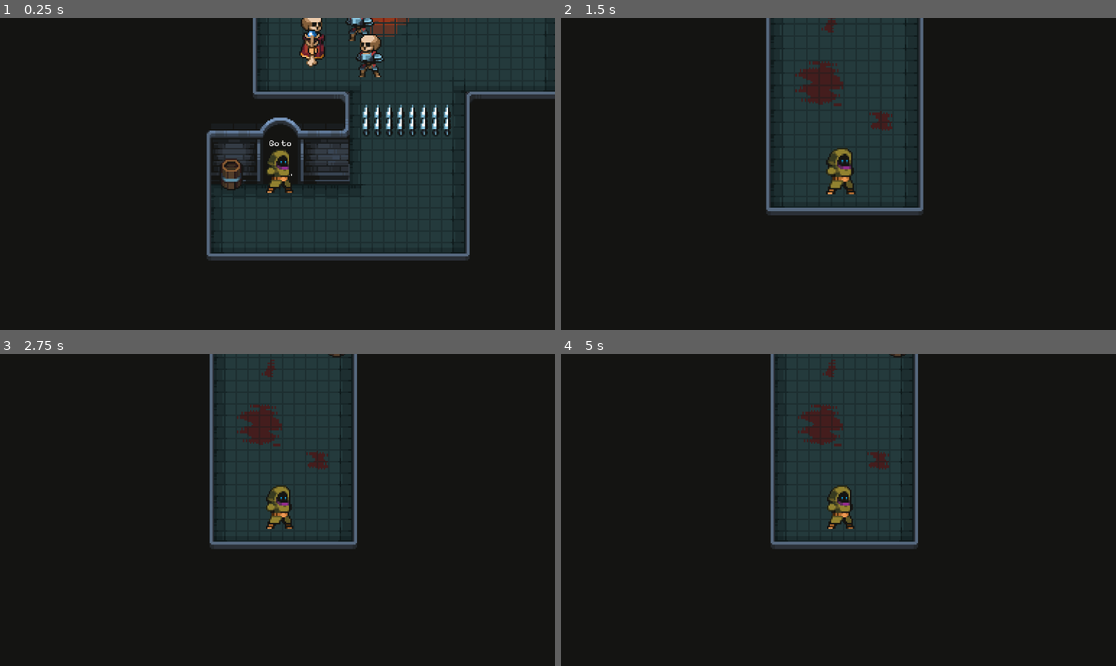
Above: before the commit, frames 1-4 (two rows, left to right).
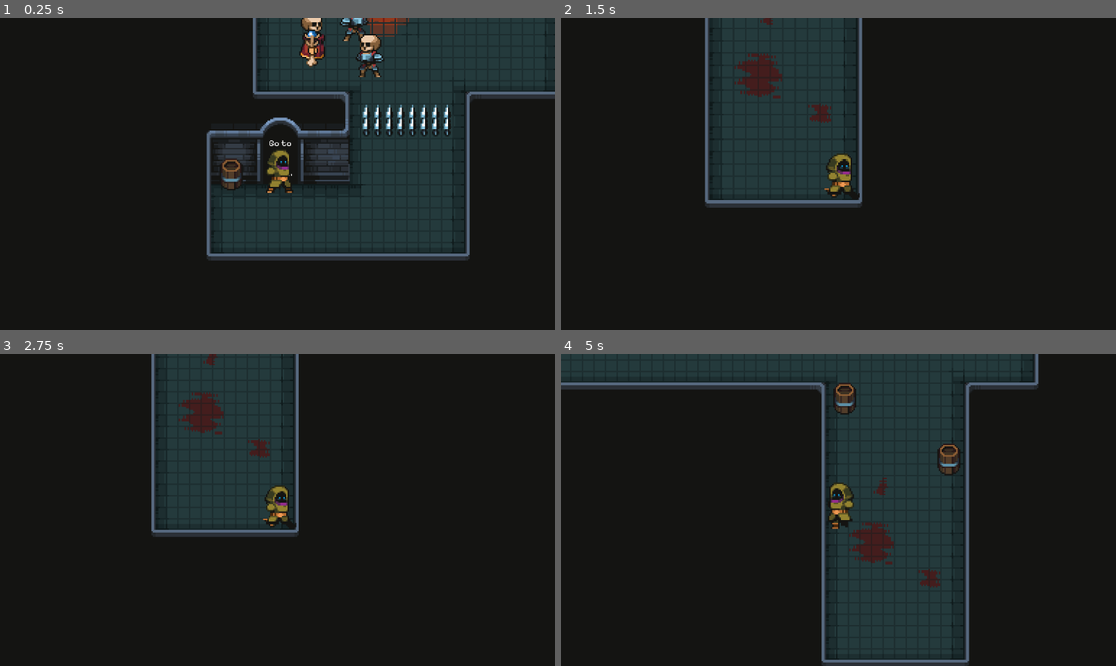
Above: after the commit, the same moments.

Repository: Sajeg/BreakOut
Game: Godot game, scene res://Scenes/Levels/level_3.3.tscn
Same seed, same stepped clock (60 frames per second), same inputs: the game is played once before the commit and once after it. This scene is started directly instead of the project's main scene. Sound files missing from this copy of the repository are replaced by a short silence.
Inputs (mouse positions are in pixels of both pictures, inside the frame that each line leads up to):
- Up to frame 1 (0.25 s): no input
- Up to frame 2 (1.5 s): move the mouse to (960, 158) at 0.52 s; hold D (right) 0.53-1.28 s; hold E (interact) 0.53-1.28 s; move the mouse to (727, 189) at 1.27 s; hold S (down) from 1.28 s (still down); tap Mouse wheel up (zoom in) at 1.35 s
- Up to frame 3 (2.75 s): move the mouse to (333, 441) at 2.02 s; release S (down) at 2.03 s; hold D (right) from 2.03 s (still down); tap Mouse wheel down (zoom out) at 2.1 s
- Up to frame 4 (5 s): move the mouse to (810, 572) at 2.77 s; release D (right) at 2.78 s; hold W (up) 2.78-3.53 s; tap E (interact) at 2.85 s; move the mouse to (1005, 556) at 3.52 s; hold A (left) from 3.53 s (still down); tap Mouse wheel up (zoom in) at 3.6 s; move the mouse to (672, 463) at 4.27 s; tap Mouse wheel down (zoom out) at 4.35 s

The runs differ from the first frame. In frame 1, 0.2% of the frame differs, in the area x 61-68%, y 0-8%; in frame 2, 15%; in frame 3, 14%; in frame 4, 27%, in the area x 0-87%, y 0-100%.

Commit message:
Added soundtrack and cut scene

Diff:
--- a/Scenes/Levels/level_3.3.tscn
+++ b/Scenes/Levels/level_3.3.tscn
@@ -11,6 +11,285 @@
 [ext_resource type="Texture2D" uid="uid://clus8nhfwom6x" path="res://Assets/skeleton/Death-Sheet.png" id="9_3qjqb"]
 [ext_resource type="Texture2D" uid="uid://ceblmyxtr6wii" path="res://Assets/skeleton/Hands.png" id="10_mcqcb"]
 [ext_resource type="Texture2D" uid="uid://btitahw6hkvs7" path="res://Assets/skeleton/wand.png" id="10_ynmav"]
+[ext_resource type="AudioStream" uid="uid://c1pklj7auceti" path="res://Assets/Voice Lines/enemie1.wav" id="11_fy3pm"]
+
+[sub_resource type="Animation" id="Animation_xgqab"]
+resource_name = "talk"
+length = 18.0
+step = 0.4
+tracks/0/type = "value"
+tracks/0/imported = false
+tracks/0/enabled = true
+tracks/0/path = NodePath("King:frame")
+tracks/0/interp = 1
+tracks/0/loop_wrap = true
+tracks/0/keys = {
+"times": PackedFloat32Array(0, 0.2, 0.5, 0.8, 1, 1.2, 1.4, 1.7, 2, 2.2, 2.5, 2.8, 3, 3.2, 3.4, 3.7, 4, 4.2, 4.5, 4.8, 5.1, 5.4, 5.7, 5.9, 6.2, 6.5, 6.7, 6.9, 7.1, 7.4, 7.7, 7.9, 8.2, 8.7, 8.9, 9.1, 9.2, 9.4, 9.7, 9.9, 10.2, 10.5, 10.8, 11.1, 11.3, 11.5, 11.8, 12.1, 12.4, 12.5, 12.7, 13, 13.3, 13.5, 13.8, 14.1, 14.3, 14.5, 14.7, 15, 15.3, 15.5, 15.8, 16.1, 16.3, 16.5, 16.7, 17, 17.3, 17.5, 17.8),
+"transitions": PackedFloat32Array(1, 1, 1, 1, 1, 1, 1, 1, 1, 1, 1, 1, 1, 1, 1, 1, 1, 1, 1, 1, 1, 1, 1, 1, 1, 1, 1, 1, 1, 1, 1, 1, 1, 1, 1, 1, 1, 1, 1, 1, 1, 1, 1, 1, 1, 1, 1, 1, 1, 1, 1, 1, 1, 1, 1, 1, 1, 1, 1, 1, 1, 1, 1, 1, 1, 1, 1, 1, 1, 1, 1),
+"update": 1,
+"values": [0, 1, 2, 3, 0, 1, 2, 3, 0, 1, 2, 3, 0, 1, 2, 3, 0, 1, 2, 3, 1, 2, 0, 1, 2, 3, 0, 1, 2, 3, 0, 1, 2, 3, 1, 2, 3, 3, 0, 1, 2, 3, 2, 1, 0, 1, 2, 3, 0, 1, 2, 3, 0, 1, 2, 3, 0, 1, 2, 3, 0, 1, 2, 3, 0, 1, 2, 3, 0, 1, 2]
+}
+tracks/1/type = "value"
+tracks/1/imported = false
+tracks/1/enabled = true
+tracks/1/path = NodePath("King:position")
+tracks/1/interp = 1
+tracks/1/loop_wrap = true
+tracks/1/keys = {
+"times": PackedFloat32Array(0),
+"transitions": PackedFloat32Array(1),
+"update": 0,
+"values": [Vector2(358, 250)]
+}
+tracks/2/type = "value"
+tracks/2/imported = false
+tracks/2/enabled = true
+tracks/2/path = NodePath("Soldier1:position")
+tracks/2/interp = 1
+tracks/2/loop_wrap = true
+tracks/2/keys = {
+"times": PackedFloat32Array(0),
+"transitions": PackedFloat32Array(1),
+"update": 0,
+"values": [Vector2(389, 237)]
+}
+tracks/3/type = "value"
+tracks/3/imported = false
+tracks/3/enabled = true
+tracks/3/path = NodePath("Soldier1:frame")
+tracks/3/interp = 1
+tracks/3/loop_wrap = true
+tracks/3/keys = {
+"times": PackedFloat32Array(0, 0.4, 0.8, 1.2, 1.6, 2, 2.4, 2.8, 3.2, 3.6, 4, 4.4, 4.8, 5.2, 5.6, 6, 6.4, 6.8, 7.2, 7.6, 8, 8.4, 8.8, 9.2, 9.6, 10, 10.4, 10.8, 11.2, 11.6, 12, 12.4, 12.8, 13.2, 13.6, 14, 14.4, 14.8, 15.2, 15.6, 16, 16.4, 16.8, 17.2, 17.6, 18, 18.4, 18.8),
+"transitions": PackedFloat32Array(1, 1, 1, 1, 1, 1, 1, 1, 1, 1, 1, 1, 1, 1, 1, 1, 1, 1, 1, 1, 1, 1, 1, 1, 1, 1, 1, 1, 1, 1, 1, 1, 1, 1, 1, 1, 1, 1, 1, 1, 1, 1, 1, 1, 1, 1, 1, 1),
+"update": 1,
+"values": [3, 0, 1, 2, 0, 1, 2, 0, 1, 2, 0, 1, 2, 3, 0, 1, 2, 3, 0, 1, 2, 3, 0, 1, 2, 3, 0, 1, 2, 3, 0, 1, 2, 3, 0, 1, 2, 3, 0, 1, 2, 3, 0, 1, 2, 3, 0, 1]
+}
+tracks/4/type = "value"
+tracks/4/imported = false
+tracks/4/enabled = true
+tracks/4/path = NodePath("Soldier2:position")
+tracks/4/interp = 1
+tracks/4/loop_wrap = true
+tracks/4/keys = {
+"times": PackedFloat32Array(0),
+"transitions": PackedFloat32Array(1),
+"update": 0,
+"values": [Vector2(396, 262)]
+}
+tracks/5/type = "value"
+tracks/5/imported = false
+tracks/5/enabled = true
+tracks/5/path = NodePath("Soldier2:frame")
+tracks/5/interp = 1
+tracks/5/loop_wrap = true
+tracks/5/keys = {
+"times": PackedFloat32Array(0, 0.4, 0.8, 1.2, 1.6, 2, 2.4, 2.8, 3.2, 3.6, 4, 4.4, 4.8, 5.2, 5.6, 6, 6.4, 6.8, 7.2, 7.6, 8, 8.4, 8.8, 9.2, 9.6, 10, 10.4, 10.8, 11.2, 11.6, 12, 12.4, 12.8, 13.2, 13.6, 14, 14.4, 14.8, 15.2, 15.6, 16, 16.4, 16.8, 17.2, 17.6, 18),
+"transitions": PackedFloat32Array(1, 1, 1, 1, 1, 1, 1, 1, 1, 1, 1, 1, 1, 1, 1, 1, 1, 1, 1, 1, 1, 1, 1, 1, 1, 1, 1, 1, 1, 1, 1, 1, 1, 1, 1, 1, 1, 1, 1, 1, 1, 1, 1, 1, 1, 1),
+"update": 1,
+"values": [2, 3, 0, 1, 2, 3, 0, 1, 2, 3, 0, 1, 2, 3, 0, 1, 2, 3, 0, 1, 2, 3, 0, 1, 2, 3, 0, 1, 2, 3, 0, 1, 2, 3, 0, 1, 2, 3, 0, 1, 2, 0, 1, 2, 3, 1]
+}
+tracks/6/type = "value"
+tracks/6/imported = false
+tracks/6/enabled = true
+tracks/6/path = NodePath("AudioStreamPlayer2D:playing")
+tracks/6/interp = 1
+tracks/6/loop_wrap = true
+tracks/6/keys = {
+"times": PackedFloat32Array(0),
+"transitions": PackedFloat32Array(1),
+"update": 1,
+"values": [true]
+}
+tracks/7/type = "value"
+tracks/7/imported = false
+tracks/7/enabled = true
+tracks/7/path = NodePath("Weapon:position")
+tracks/7/interp = 1
+tracks/7/loop_wrap = true
+tracks/7/keys = {
+"times": PackedFloat32Array(0, 0.5, 1, 1.4, 2, 2.5, 3.1, 3.4, 3.9, 4.3, 4.9, 5.4, 6, 6.3, 6.8, 7.2, 7.8, 8.3, 8.9, 9.2, 9.8, 10.1, 10.6, 11, 11.5202, 12.0202, 12.6202, 12.9, 13.4202, 13.9202, 14.5202, 14.9, 15.3, 15.7, 16.1, 16.5, 16.8, 17.1),
+"transitions": PackedFloat32Array(1, 1, 1, 1, 1, 1, 1, 1, 1, 1, 1, 1, 1, 1, 1, 1, 1, 1, 1, 1, 1, 1, 1, 1, 1, 1, 1, 1, 1, 1, 1, 1, 1, 1, 1, 1, 1, 1),
+"update": 0,
+"values": [Vector2(359, 260), Vector2(359, 264), Vector2(359, 260), Vector2(359, 264), Vector2(359, 260), Vector2(359, 264), Vector2(359, 260), Vector2(359, 264), Vector2(359, 260), Vector2(359, 264), Vector2(359, 260), Vector2(359, 264), Vector2(359, 260), Vector2(359, 264), Vector2(359, 260), Vector2(359, 264), Vector2(359, 260), Vector2(359, 264), Vector2(359, 260), Vector2(359, 264), Vector2(359, 260), Vector2(359, 264), Vector2(359, 260), Vector2(359, 264), Vector2(359, 260), Vector2(359, 264), Vector2(359, 260), Vector2(359, 264), Vector2(359, 260), Vector2(359, 264), Vector2(359, 260), Vector2(359, 260), Vector2(363, 256), Vector2(357, 261), Vector2(363, 256), Vector2(357, 261), Vector2(363, 256), Vector2(361, 256)]
+}
+tracks/8/type = "value"
+tracks/8/imported = false
+tracks/8/enabled = true
+tracks/8/path = NodePath("Weapon:rotation")
+tracks/8/interp = 1
+tracks/8/loop_wrap = true
+tracks/8/keys = {
+"times": PackedFloat32Array(14.9, 15.1, 17.1, 17.3),
+"transitions": PackedFloat32Array(1, 1, 1, 1),
+"update": 0,
+"values": [0.0, 0.79587, 0.79587, 0.0]
+}
+tracks/9/type = "value"
+tracks/9/imported = false
+tracks/9/enabled = true
+tracks/9/path = NodePath("Soldier1:flip_h")
+tracks/9/interp = 1
+tracks/9/loop_wrap = true
+tracks/9/keys = {
+"times": PackedFloat32Array(0, 15.8),
+"transitions": PackedFloat32Array(1, 1),
+"update": 1,
+"values": [true, false]
+}
+tracks/10/type = "value"
+tracks/10/imported = false
+tracks/10/enabled = true
+tracks/10/path = NodePath("Soldier2:flip_h")
+tracks/10/interp = 1
+tracks/10/loop_wrap = true
+tracks/10/keys = {
+"times": PackedFloat32Array(0, 16.8),
+"transitions": PackedFloat32Array(1, 1),
+"update": 1,
+"values": [true, false]
+}
+
+[sub_resource type="Animation" id="Animation_4yr03"]
+length = 0.001
+tracks/0/type = "value"
+tracks/0/imported = false
+tracks/0/enabled = true
+tracks/0/path = NodePath("King:frame")
+tracks/0/interp = 1
+tracks/0/loop_wrap = true
+tracks/0/keys = {
+"times": PackedFloat32Array(0),
+"transitions": PackedFloat32Array(1),
+"update": 1,
+"values": [0]
+}
+tracks/1/type = "value"
+tracks/1/imported = false
+tracks/1/enabled = true
+tracks/1/path = NodePath("King:position")
+tracks/1/interp = 1
+tracks/1/loop_wrap = true
+tracks/1/keys = {
+"times": PackedFloat32Array(0),
+"transitions": PackedFloat32Array(1),
+"update": 0,
+"values": [Vector2(358, 250)]
+}
+tracks/2/type = "value"
+tracks/2/imported = false
+tracks/2/enabled = true
+tracks/2/path = NodePath("Soldier1:position")
+tracks/2/interp = 1
+tracks/2/loop_wrap = true
+tracks/2/keys = {
+"times": PackedFloat32Array(0),
+"transitions": PackedFloat32Array(1),
+"update": 0,
+"values": [Vector2(389, 237)]
+}
+tracks/3/type = "value"
+tracks/3/imported = false
+tracks/3/enabled = true
+tracks/3/path = NodePath("Soldier1:frame")
+tracks/3/interp = 1
+tracks/3/loop_wrap = true
+tracks/3/keys = {
+"times": PackedFloat32Array(0),
+"transitions": PackedFloat32Array(1),
+"update": 1,
+"values": [0]
+}
+tracks/4/type = "value"
+tracks/4/imported = false
+tracks/4/enabled = true
+tracks/4/path = NodePath("Soldier2:position")
+tracks/4/interp = 1
+tracks/4/loop_wrap = true
+tracks/4/keys = {
+"times": PackedFloat32Array(0),
+"transitions": PackedFloat32Array(1),
+"update": 0,
+"values": [Vector2(396, 262)]
+}
+tracks/5/type = "value"
+tracks/5/imported = false
+tracks/5/enabled = true
+tracks/5/path = NodePath("Soldier2:frame")
+tracks/5/interp = 1
+tracks/5/loop_wrap = true
+tracks/5/keys = {
+"times": PackedFloat32Array(0),
+"transitions": PackedFloat32Array(1),
+"update": 1,
+"values": [0]
+}
+tracks/6/type = "value"
+tracks/6/imported = false
+tracks/6/enabled = true
+tracks/6/path = NodePath("AudioStreamPlayer2D:playing")
+tracks/6/interp = 1
+tracks/6/loop_wrap = true
+tracks/6/keys = {
+"times": PackedFloat32Array(0),
+"transitions": PackedFloat32Array(1),
+"update": 1,
+"values": [false]
+}
+tracks/7/type = "value"
+tracks/7/imported = false
+tracks/7/enabled = true
+tracks/7/path = NodePath("Weapon:position")
+tracks/7/interp = 1
+tracks/7/loop_wrap = true
+tracks/7/keys = {
+"times": PackedFloat32Array(0),
+"transitions": PackedFloat32Array(1),
+"update": 0,
+"values": [Vector2(359, 260)]
+}
+tracks/8/type = "value"
+tracks/8/imported = false
+tracks/8/enabled = true
+tracks/8/path = NodePath("Weapon:rotation")
+tracks/8/interp = 1
+tracks/8/loop_wrap = true
+tracks/8/keys = {
+"times": PackedFloat32Array(0),
+"transitions": PackedFloat32Array(1),
+"update": 0,
+"values": [0.0]
+}
+tracks/9/type = "value"
+tracks/9/imported = false
+tracks/9/enabled = true
+tracks/9/path = NodePath("Soldier1:flip_h")
+tracks/9/interp = 1
+tracks/9/loop_wrap = true
+tracks/9/keys = {
+"times": PackedFloat32Array(0),
+"transitions": PackedFloat32Array(1),
+"update": 1,
+"values": [false]
+}
+tracks/10/type = "value"
+tracks/10/imported = false
+tracks/10/enabled = true
+tracks/10/path = NodePath("Soldier2:flip_h")
+tracks/10/interp = 1
+tracks/10/loop_wrap = true
+tracks/10/keys = {
+"times": PackedFloat32Array(0),
+"transitions": PackedFloat32Array(1),
+"update": 1,
+"values": [true]
+}
+
+[sub_resource type="AnimationLibrary" id="AnimationLibrary_38wcc"]
+_data = {
+"RESET": SubResource("Animation_4yr03"),
+"talk": SubResource("Animation_xgqab")
+}
 
 [node name="level_3_3" type="Node2D"]
 
@@ -59,6 +338,9 @@
 [node name="Scene" type="Node2D" parent="."]
 
 [node name="AnimationPlayer" type="AnimationPlayer" parent="Scene"]
+libraries = {
+"": SubResource("AnimationLibrary_38wcc")
+}
 
 [node name="King" type="Sprite2D" parent="Scene"]
 texture_filter = 1
@@ -78,7 +360,6 @@
 texture_filter = 1
 position = Vector2(389, 237)
 texture = ExtResource("7_mkdr2")
-flip_h = true
 hframes = 4
 
 [node name="Soldier2" type="Sprite2D" parent="Scene"]
@@ -101,6 +382,10 @@
 texture_filter = 1
 texture = ExtResource("10_mcqcb")
 
+[node name="AudioStreamPlayer2D" type="AudioStreamPlayer2D" parent="Scene"]
+position = Vector2(361, 244)
+stream = ExtResource("11_fy3pm")
+
 [node name="Player" parent="." instance=ExtResource("2_j86fu")]
 position = Vector2(335, 358)
 level = 7
--- /dev/null
+++ b/Scenes/background_music.tscn
@@ -0,0 +1,16 @@
+[gd_scene load_steps=2 format=3 uid="uid://bx01k60c405ro"]
+
+[ext_resource type="AudioStream" uid="uid://bg263giapw0y3" path="res://Assets/music.mp3" id="1_8358n"]
+
+[node name="Background Music" type="Control"]
+layout_mode = 3
+anchors_preset = 15
+anchor_right = 1.0
+anchor_bottom = 1.0
+grow_horizontal = 2
+grow_vertical = 2
+
+[node name="AudioStreamPlayer" type="AudioStreamPlayer" parent="."]
+stream = ExtResource("1_8358n")
+volume_db = -5.0
+autoplay = true
--- a/Scripts/Player.gd
+++ b/Scripts/Player.gd
@@ -8,7 +8,7 @@
 
 
 var speed = 120
-var intro_finished = false
+var intro_finished = true
 var can_speak = false
 var ai_node
 var is_speaking = false
--- a/Scripts/main.gd
+++ b/Scripts/main.gd
@@ -1,4 +1,7 @@
 extends Node2D
+
+func _ready():
+	get_node("./Player").intro_finished = false
 
 func _on_audio_stream_player_2d_finished():
 	get_node("./Player").intro_finished = true
--- a/project.godot
+++ b/project.godot
@@ -19,6 +19,7 @@
 [autoload]
 
 vars="*res://Scripts/vars.gd"
+BackgroundMusic="*res://Scenes/background_music.tscn"
 
 [display]
 
Not shown, added: Assets/music.mp3.import
Not shown: 1 places in Scenes/Levels/level_3.3.tscn that only renumber resources
Not shown, added: Assets/music.mp3
Not shown, changed: README.md
